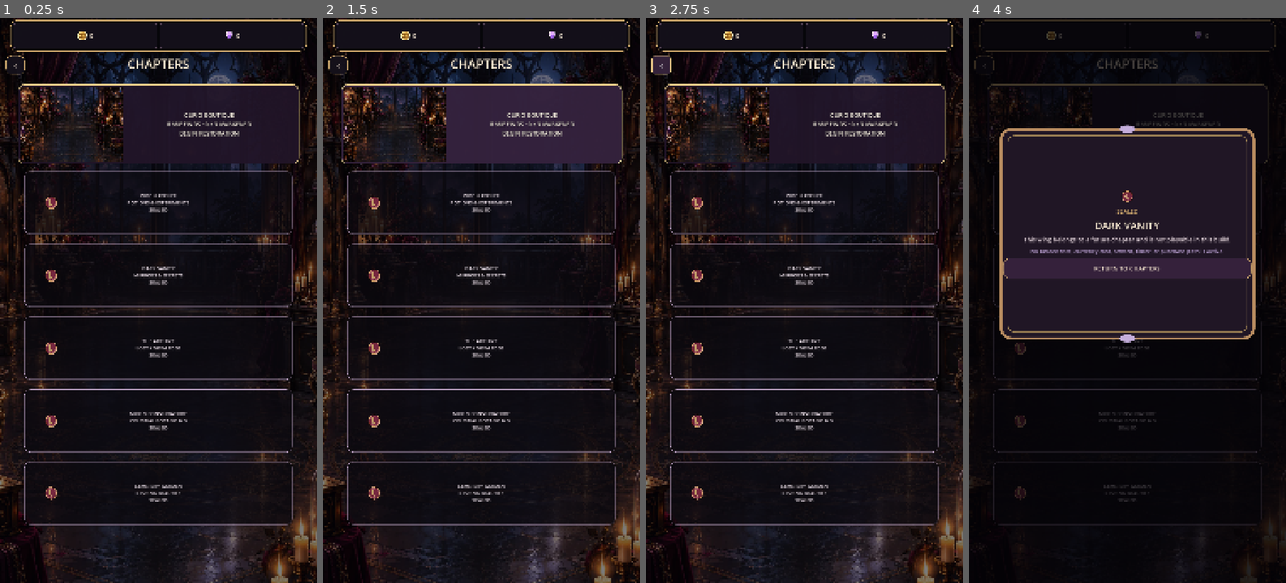
Above: before the commit, frames 1-4 (left to right).
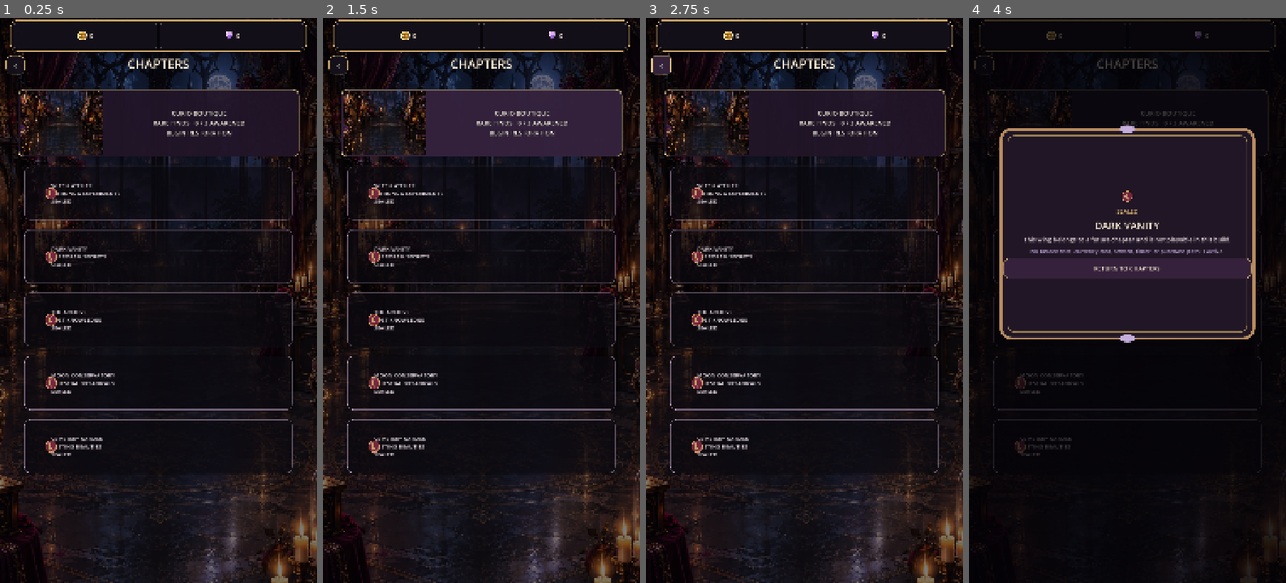
Above: after the commit, the same moments.

Repository: Jay-prodesign/akilta-match3
Game: Godot game, scene res://src/ui/map/chapter_select.tscn
Same seed, same stepped clock (60 frames per second), same inputs: the game is played once before the commit and once after it. This scene is started directly instead of the project's main scene.
Inputs:
- Up to frame 1 (0.25 s): no input
- Up to frame 2 (1.5 s): click "CURIO BOUTIQUE RARE FINDS · 0…" at 0.5 s; click "CURIO BOUTIQUE RARE FINDS · 0…" at 1.25 s
- Up to frame 3 (2.75 s): click "‹" at 2 s
- Up to frame 4 (4 s): click "DARK VANITY MIRRORS & SECRETS…" at 2.75 s; click "THE ARCHIVE LOST KNOWLEDGE SE…" at 3.5 s

The runs differ from the first frame. In frame 1, 12% of the frame differs, in the area x 5-95%, y 11-90%; in frame 2, 13%; in frame 3, 12%; in frame 4, 2.0%.

Commit message:
Tighten Chapter Select density and chapter readability

Diff:
--- a/src/ui/map/chapter_select.gd
+++ b/src/ui/map/chapter_select.gd
@@ -15,12 +15,12 @@
 const SEALED_WING_SEAL_PATH := "res://assets/blockers/ch01_blocker_wax_seal_intact_v01.webp"
 
 const WINGS := [
-	{"id":"curio_boutique","name":"CURIO BOUTIQUE","x":0.04,"y":0.015,"w":0.92,"h":0.17},
-	{"id":"witch_atelier","name":"WITCH ATELIER","x":0.06,"y":0.20,"w":0.88,"h":0.135},
-	{"id":"dark_vanity","name":"DARK VANITY","x":0.06,"y":0.355,"w":0.88,"h":0.135},
-	{"id":"archive","name":"THE ARCHIVE","x":0.06,"y":0.51,"w":0.88,"h":0.135},
-	{"id":"moon_conservatory","name":"MOON CONSERVATORY","x":0.06,"y":0.665,"w":0.88,"h":0.135},
-	{"id":"cemetery_garden","name":"CEMETERY GARDEN","x":0.06,"y":0.82,"w":0.88,"h":0.135},
+	{"id":"curio_boutique","name":"CURIO BOUTIQUE","x":0.04,"y":0.025,"w":0.92,"h":0.145},
+	{"id":"witch_atelier","name":"WITCH ATELIER","x":0.06,"y":0.19,"w":0.88,"h":0.115},
+	{"id":"dark_vanity","name":"DARK VANITY","x":0.06,"y":0.325,"w":0.88,"h":0.115},
+	{"id":"archive","name":"THE ARCHIVE","x":0.06,"y":0.46,"w":0.88,"h":0.115},
+	{"id":"moon_conservatory","name":"MOON CONSERVATORY","x":0.06,"y":0.595,"w":0.88,"h":0.115},
+	{"id":"cemetery_garden","name":"CEMETERY GARDEN","x":0.06,"y":0.73,"w":0.88,"h":0.115},
 ]
 
 var progress
@@ -187,7 +187,7 @@
 		button.position = Vector2(roundf(grid.size.x * x), roundf(grid.size.y * y))
 		button.size = Vector2(roundf(grid.size.x * w), roundf(grid.size.y * h))
 		var current := String(button.get_meta("chapter_id", "")) == "curio_boutique"
-		button.add_theme_font_size_override("font_size", 20 if current else 17)
+		button.add_theme_font_size_override("font_size", 22 if current else 19)
 
 func chapter_visual_contract() -> Dictionary:
 	var sealed_markers_authored := true
@@ -208,12 +208,13 @@
 		"compact_header_back": _back != null and _back.custom_minimum_size.x >= 60.0 and _back.custom_minimum_size.x <= 72.0 and _back.custom_minimum_size.y >= 60.0 and _back.custom_minimum_size.y <= 72.0,
 		"summary_suppressed_for_board_parity": _chapter_summary != null and not _chapter_summary.visible and _lock_reason != null and not _lock_reason.visible,
 		"chapter_descriptors_present": _witch_atelier.text.contains("POTIONS & EXPERIMENTS") and _dark_vanity.text.contains(" …(181 unchanged characters)…
-		"north_star_vertical_chapter_list": _grid != null and _current.size.x >= _grid.size.x * 0.90 and _current.size.x <= _grid.size.x * 0.94 and [_witch_atelier, _dark_vanity, _archive, _moon_conservatory, _cemetery_garden].all(func(button): return button.size.x >= _grid.size.x * 0.86 and button.size.x <= _grid.size.x * 0.90) and _current.position.y < _witch_ateli …(240 unchanged characters)…
-		"current_wing_art_thumbnail": _current_art != null and _current_art.anchor_right >= 0.36 and _current_art.anchor_right <= 0.40 and _current_art.anchor_bottom >= 0.98,
+		"north_star_vertical_chapter_list": _grid != null and _current.size.x >= _grid.size.x * 0.90 and _current.size.x <= _grid.size.x * 0.94 and _current.size.y <= _grid.size.y * 0.15 and [_witch_atelier, _dark_vanity, _archive, _moon_conservatory, _cemetery_garden].all(func(button): return button.size.x >= _grid.size.x * 0.86 and button.size.x <= _grid.size.x * 0.90 and button.size.y <= _grid.size.y * 0.12) and _current.position.y < _witch_ateli …(240 unchanged characters)…
+		"current_wing_art_thumbnail": _current_art != null and _current_art.anchor_right >= 0.29 and _current_art.anchor_right <= 0.33 and _current_art.anchor_bottom >= 0.98,
+		"locked_row_readability": [_witch_atelier, _dark_vanity, _archive, _moon_conservatory, _cemetery_garden].all(func(button): return button.get_theme_font_size("font_size") >= 19 and button.alignment == HORIZONTAL_ALIGNMENT_LEFT),
 		"scene_authored_wing_rows": [_current, _witch_atelier, _dark_vanity, _archive, _moon_conservatory, _cemetery_garden].all(func(button): return button.get_theme_stylebox("normal") is StyleBoxFlat and String(button.get_meta("chapter_material", "")) == "scene_authored_flat"),
 		"scene_authored_header_back": _back != null and _back.get_theme_stylebox("normal") is StyleBoxFlat and String(_back.get_meta("chapter_material", "")) == "scene_authored_flat",
 		"sealed_marker_scale": [_witch_atelier, _dark_vanity, _archive, _moon_conservatory, _cemetery_garden].all(func(button): var seal = button.get_node_or_null("WaxSeal") as TextureRect; return seal != null and seal.texture != null and seal.offset_right - seal.offset_left >= 58.0),
-		"current_copy_clears_thumbnail": _current != null and _current.text == "" and _current_copy != null and _current_copy.anchor_left >= 0.39 and _current_copy.anchor_right <= 0.97 and _current_copy.get_theme_font_size("font_size") <= 22,
+		"current_copy_clears_thumbnail": _current != null and _current.text == "" and _current_copy != null and _current_copy.anchor_left >= 0.32 and _current_copy.anchor_right <= 0.97 and _current_copy.get_theme_font_size("font_size") >= 21 and _current_copy.get_theme_font_size("font_size") <= 23,
 		"current_copy_scene_owned": _current_copy != null and _current_copy.get_parent() == _current and _current_copy.mouse_filter == Control.MOUSE_FILTER_IGNORE,
 		"runtime_style_factory": false,
 	}
--- a/src/ui/map/chapter_select.tscn
+++ b/src/ui/map/chapter_select.tscn
@@ -37,10 +37,10 @@
 corner_radius_top_right = 22
 corner_radius_bottom_right = 22
 corner_radius_bottom_left = 22
-content_margin_left = 244.0
-content_margin_top = 14.0
-content_margin_right = 18.0
-content_margin_bottom = 14.0
+content_margin_left = 188.0
+content_margin_top = 10.0
+content_margin_right = 16.0
+content_margin_bottom = 10.0
 shadow_color = Color(0, 0, 0, 0.62)
 shadow_size = 14
 
@@ -55,10 +55,10 @@
 corner_radius_top_right = 22
 corner_radius_bottom_right = 22
 corner_radius_bottom_left = 22
-content_margin_left = 244.0
-content_margin_top = 14.0
-content_margin_right = 18.0
-content_margin_bottom = 14.0
+content_margin_left = 188.0
+content_margin_top = 10.0
+content_margin_right = 16.0
+content_margin_bottom = 10.0
 shadow_color = Color(0, 0, 0, 0.68)
 shadow_size = 16
 
@@ -73,10 +73,10 @@
 corner_radius_top_right = 20
 corner_radius_bottom_right = 20
 corner_radius_bottom_left = 20
-content_margin_left = 18.0
-content_margin_top = 14.0
-content_margin_right = 18.0
-content_margin_bottom = 14.0
+content_margin_left = 92.0
+content_margin_top = 8.0
+content_margin_right = 58.0
+content_margin_bottom = 8.0
 shadow_color = Color(0, 0, 0, 0.34)
 shadow_size = 8
 
@@ -91,10 +91,10 @@
 corner_radius_top_right = 20
 corner_radius_bottom_right = 20
 corner_radius_bottom_left = 20
-content_margin_left = 18.0
-content_margin_top = 14.0
-content_margin_right = 18.0
-content_margin_bottom = 14.0
+content_margin_left = 92.0
+content_margin_top = 8.0
+content_margin_right = 58.0
+content_margin_bottom = 8.0
 shadow_color = Color(0, 0, 0, 0.42)
 shadow_size = 10
 
@@ -263,7 +263,7 @@
 
 [node name="CurrentWingArtwork" type="TextureRect" parent="Layout/ChapterGrid/CurioBoutiqueButton"]
 layout_mode = 1
-anchor_right = 0.38
+anchor_right = 0.31
 anchor_bottom = 1.0
 offset_left = 8.0
 offset_top = 8.0
@@ -277,17 +277,17 @@
 
 [node name="CurrentWingCopy" type="Label" parent="Layout/ChapterGrid/CurioBoutiqueButton"]
 layout_mode = 1
-anchor_left = 0.40
-anchor_top = 0.10
+anchor_left = 0.33
+anchor_top = 0.08
 anchor_right = 0.96
-anchor_bottom = 0.90
+anchor_bottom = 0.92
 grow_horizontal = 2
 grow_vertical = 2
 mouse_filter = 2
 theme_override_colors/font_color = Color(1, 0.969, 0.914, 1)
 theme_override_colors/font_outline_color = Color(0.02, 0.014, 0.028, 0.96)
 theme_override_constants/outline_size = 3
-theme_override_font_sizes/font_size = 20
+theme_override_font_sizes/font_size = 22
 text = "CURIO BOUTIQUE\nRARE FINDS · 0 / 3 AWAKENED\nBEGIN RESTORATION"
 horizontal_alignment = 1
 vertical_alignment = 1
@@ -308,7 +308,7 @@
 theme_override_colors/font_color = Color(0.97, 0.92, 0.96, 1)
 theme_override_colors/font_outline_color = Color(0.02, 0.014, 0.028, 0.96)
 theme_override_constants/outline_size = 3
-theme_override_font_sizes/font_size = 17
+theme_override_font_sizes/font_size = 19
 theme_override_styles/normal = SubResource("LockedNormal")
 theme_override_styles/hover = SubResource("LockedHover")
 theme_override_styles/pressed = SubResource("LockedHover")
@@ -316,7 +316,7 @@
 text = "WITCH ATELIER
 POTIONS & EXPERIMENTS
 SEALED"
-alignment = 1
+alignment = 0
 
 [node name="WaxSeal" type="TextureRect" parent="Layout/ChapterGrid/Chapter_witch_atelier"]
 layout_mode = 1
@@ -339,7 +339,7 @@
 theme_override_colors/font_color = Color(0.97, 0.92, 0.96, 1)
 theme_override_colors/font_outline_color = Color(0.02, 0.014, 0.028, 0.96)
 theme_override_constants/outline_size = 3
-theme_override_font_sizes/font_size = 17
+theme_override_font_sizes/font_size = 19
 theme_override_styles/normal = SubResource("LockedNormal")
 theme_override_styles/hover = SubResource("LockedHover")
 theme_override_styles/pressed = SubResource("LockedHover")
@@ -347,7 +347,7 @@
 text = "DARK VANITY
 MIRRORS & SECRETS
 SEALED"
-alignment = 1
+alignment = 0
 
 [node name="WaxSeal" type="TextureRect" parent="Layout/ChapterGrid/Chapter_dark_vanity"]
 layout_mode = 1
@@ -370,7 +370,7 @@
 theme_override_colors/font_color = Color(0.97, 0.92, 0.96, 1)
 theme_override_colors/font_outline_color = Color(0.02, 0.014, 0.028, 0.96)
 theme_override_constants/outline_size = 3
-theme_override_font_sizes/font_size = 17
+theme_override_font_sizes/font_size = 19
 theme_override_styles/normal = SubResource("LockedNormal")
 theme_override_styles/hover = SubResource("LockedHover")
 theme_override_styles/pressed = SubResource("LockedHover")
@@ -378,7 +378,7 @@
 text = "THE ARCHIVE
 LOST KNOWLEDGE
 SEALED"
-alignment = 1
+alignment = 0
 
 [node name="WaxSeal" type="TextureRect" parent="Layout/ChapterGrid/Chapter_archive"]
 layout_mode = 1
@@ -401,7 +401,7 @@
 theme_override_colors/font_color = Color(0.97, 0.92, 0.96, 1)
 theme_override_colors/font_outline_color = Color(0.02, 0.014, 0.028, 0.96)
 theme_override_constants/outline_size = 3
-theme_override_font_sizes/font_size = 17
+theme_override_font_sizes/font_size = 19
 theme_override_styles/normal = SubResource("LockedNormal")
 theme_override_styles/hover = SubResource("LockedHover")
 theme_override_styles/pressed = SubResource("LockedHover")
@@ -409,7 +409,7 @@
 text = "MOON CONSERVATORY
 CELESTIAL BOTANICALS
 SEALED"
-alignment = 1
+alignment = 0
 
 [node name="WaxSeal" type="TextureRect" parent="Layout/ChapterGrid/Chapter_moon_conservatory"]
 layout_mode = 1
@@ -432,7 +432,7 @@
 theme_override_colors/font_color = Color(0.97, 0.92, 0.96, 1)
 theme_override_colors/font_outline_color = Color(0.02, 0.014, 0.028, 0.96)
 theme_override_constants/outline_size = 3
-theme_override_font_sizes/font_size = 17
+theme_override_font_sizes/font_size = 19
 theme_override_styles/normal = SubResource("LockedNormal")
 theme_override_styles/hover = SubResource("LockedHover")
 theme_override_styles/pressed = SubResource("LockedHover")
@@ -440,7 +440,7 @@
 text = "CEMETERY GARDEN
 RESTING BEAUTIES
 SEALED"
-alignment = 1
+alignment = 0
 
 [node name="WaxSeal" type="TextureRect" parent="Layout/ChapterGrid/Chapter_cemetery_garden"]
 layout_mode = 1
--- a/tests/integration/test_chapter_select_states.gd
+++ b/tests/integration/test_chapter_select_states.gd
@@ -39,8 +39,9 @@
 		_expect(bool(visual_contract.get("compact_header_back", false)), "S02 back control must remain compact instead of consuming header width")
 		_expect(bool(visual_contract.get("summary_suppressed_for_board_parity", false)), "S02 board parity must not insert an extra summary/footer plate around the chapter list")
 		_expect(bool(visual_contract.get("chapter_descriptors_present", false)), "S02 sealed wings must preserve their North Star chapter identities without fabricated art")
-		_expect(bool(visual_contract.get("north_star_vertical_chapter_list", false)), "S02 must preserve the locked North Star six-row chapter scan path with compact card widths")
-		_expect(bool(visual_contract.get("current_wing_art_thumbnail", false)), "S02 current wing must give its only authored chapter art meaningful visual weight")
+		_expect(bool(visual_contract.get("north_star_vertical_chapter_list", false)), "S02 must preserve the locked North Star six-row chapter scan path with compact row height and card widths")
+		_expect(bool(visual_contract.get("current_wing_art_thumbnail", false)), "S02 current wing must use its authored art at the locked-board thumbnail proportion")
+		_expect(bool(visual_contract.get("locked_row_readability", false)), "S02 sealed chapter rows must use readable left-aligned chapter copy instead of tiny centered text in oversized rows")
 		_expect(bool(visual_contract.get("scene_authored_wing_rows", false)), "S02 chapter cards must preserve their clean scene-authored normal/hover materials")
 		_expect(bool(visual_contract.get("scene_authored_header_back", false)), "S02 back control must preserve its scene-authored utility material")
 		_expect(bool(visual_contract.get("sealed_marker_scale", false)), "S02 future wings must use the shared wax seal as an intentional visual anchor instead of an incidental status dot")
